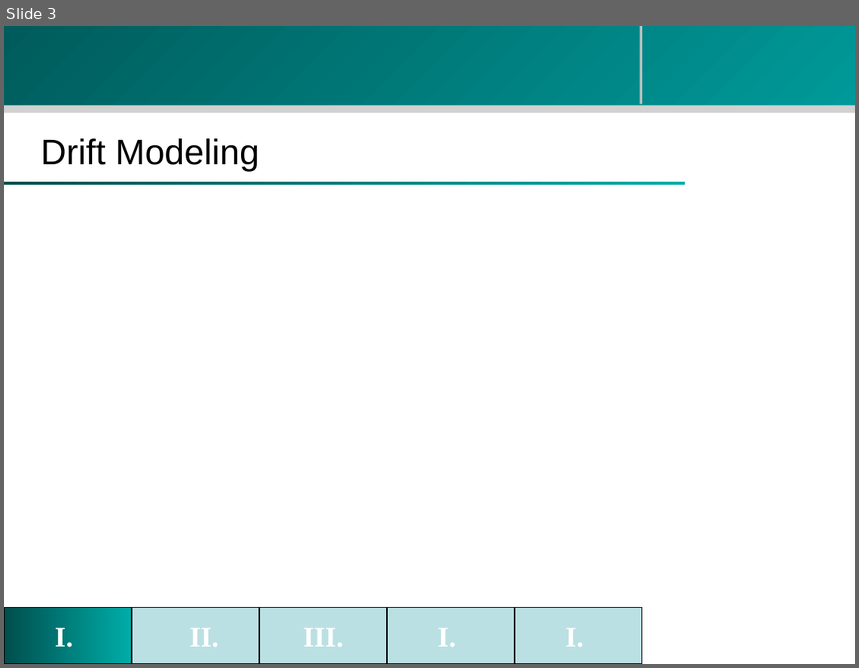
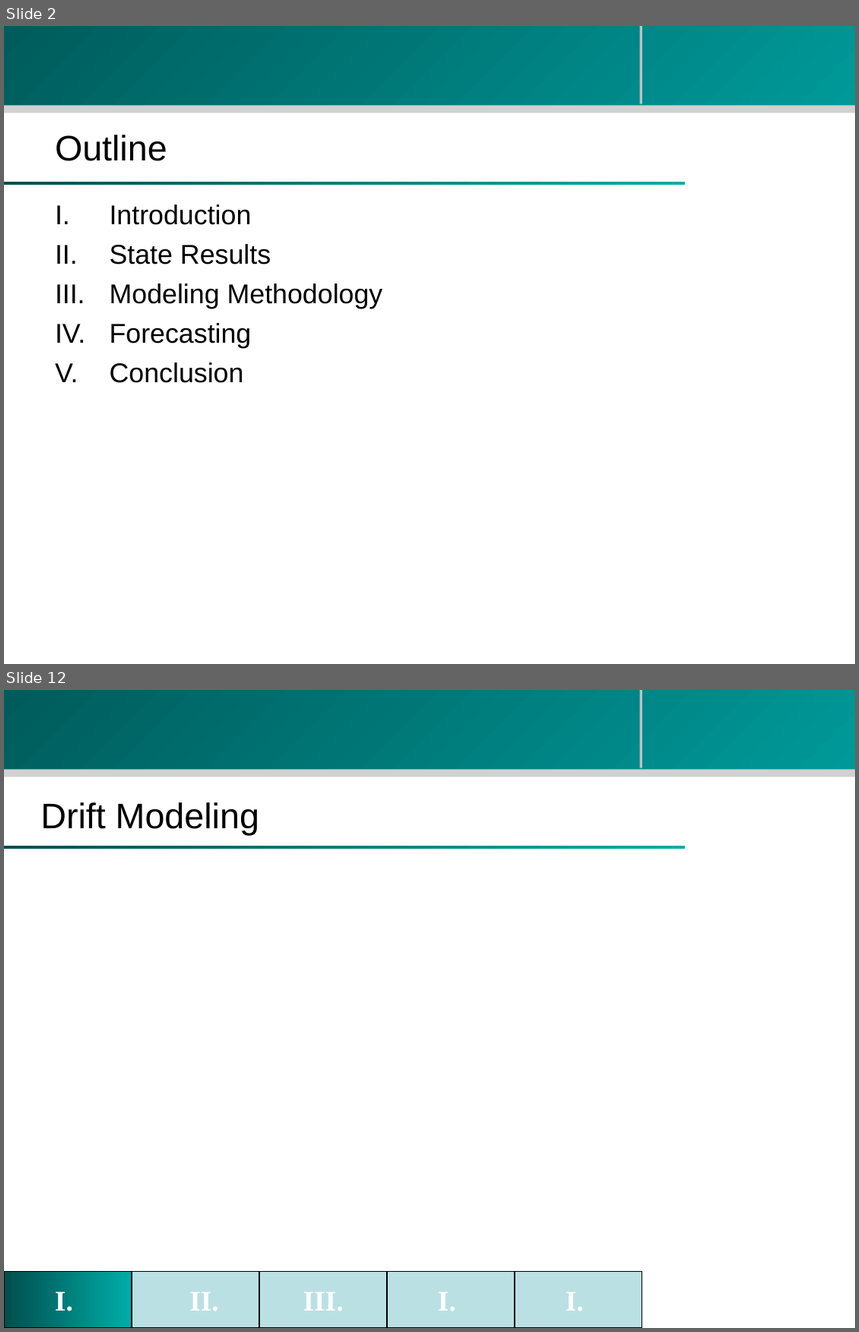
Before and after one commit to zhouzhenghui/svnrepository, a slide deck: SVNRepository/Presentation/M.Eng Final Presentation-take2.ppt. Shown one above the other, each under a label of ours: slide 3 before the commit, slides 2 and 12 after it; the slides between them are not shown. The pictures are 859x668 and 859x1332 pixels, drawn with LibreOffice and Linux fonts; fonts in the diff are those of the drawing; background and template pictures are left out. Boxes give left, top, right and bottom in pixels: in the first picture for what was removed or moved away, otherwise in the second. Text is boxed around its words. In the diff, an @@ line names an element or a change of style, - is before the commit and + after.

```diff
--- a/SVNRepository/Presentation/M.Eng Final Presentation-take2.ppt
+++ b/SVNRepository/Presentation/M.Eng Final Presentation-take2.ppt
@@ slide 2 added at (x1=4, y1=26, x2=855, y2=664), background #FFFFFF; not listed: 4 template elements that a slide beside it also shows @@
@@ title added at (x1=55, y1=135, x2=167, y2=161), 30 pt, text #000000 @@
+Outline
@@ text added at (x1=110, y1=205, x2=383, y2=383), 23 pt, text #000000 @@
+I. Introduction
+II. State Results
+III. Modeling Methodology
+IV. Forecasting
+V. Conclusion
@@ what was slide 3 is now slide 12 @@
```
Also in this commit, not shown: 1 slide changed, 9 other slides added, 1 slide removed.
